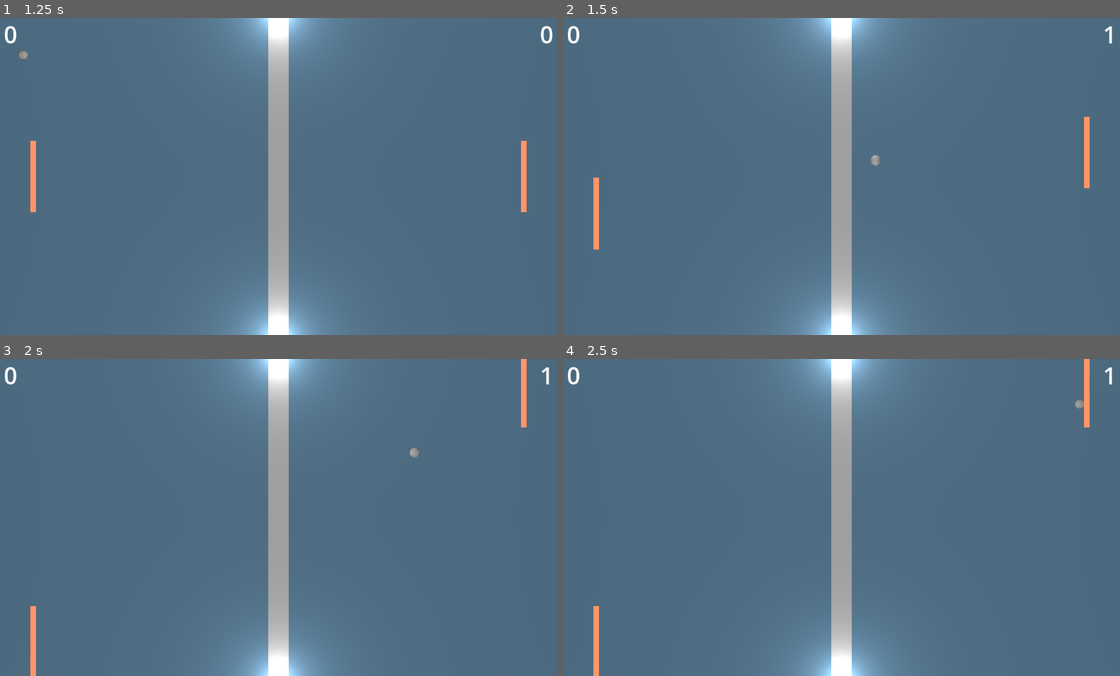
Above: before the commit, frames 1-4 (two rows, left to right).
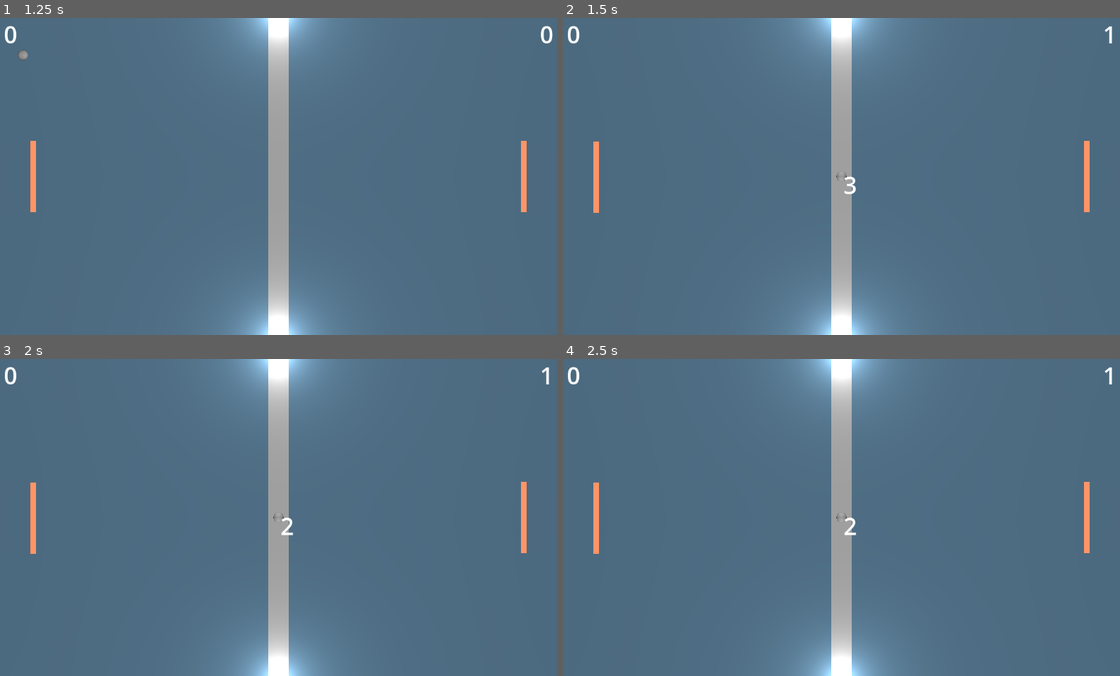
Above: after the commit, the same moments.

Repository: Eryans/godot_pong
Game: Godot game, scene res://scenes/main.tscn
Same seed, same stepped clock (60 frames per second), same inputs: the game is played once before the commit and once after it.
Inputs:
- Up to frame 1 (1.25 s): hold Up (ui_up) from 0.53 s (still down)
- Up to frame 2 (1.5 s): release Up (ui_up) at 1.28 s; hold S (down) from 1.28 s (still down)
- Up to frame 3 (2 s): keep holding S (down)
- Up to frame 4 (2.5 s): tap Enter at 2 s; release S (down) at 2.03 s; hold Up (ui_up) from 2.03 s (still down)

Frame 1 is identical in both runs. In frame 2, 0.5% of the frame differs, in the area x 5-95%, y 31-74%; in frame 3, 1.0%, in the area x 5-95%, y 0-100%; in frame 4, 1.0%.

Commit message:
feat: ✨ when scoring, game is paused for 3 secondes before new round and display timer

Diff:
--- a/entities/ball/ball.gd
+++ b/entities/ball/ball.gd
@@ -11,7 +11,7 @@
 var direction: Vector2 = Vector2.LEFT;
 var rdm: RandomNumberGenerator = RandomNumberGenerator.new()
 var last_hitted_paddle: Enums.PlayerTagEnum;
-var _maximum_speed: float = 30.0
+var _maximum_speed: float = 25.0
 
 func _ready() -> void:
 	direction.y = rdm.randf_range(-.5, .5);
--- /dev/null
+++ b/main_scripts/game_manager.gd
@@ -0,0 +1,25 @@
+extends Node
+
+@onready var _new_round_timer: Timer = Timer.new();
+
+signal new_round_timer_value_changed(value: float);
+signal new_round_timer_timeout();
+
+func _ready() -> void:
+	process_mode = Node.PROCESS_MODE_ALWAYS;
+	add_child(_new_round_timer);
+	_new_round_timer.timeout.connect(_on_new_round_timeout)
+	_new_round_timer.one_shot = true;
+	EventManager.goal.connect(_on_goal);
+
+func _on_goal(_player_tag: Enums.PlayerTagEnum) -> void:
+	_new_round_timer.start(3)
+	get_tree().paused = true;
+
+func _on_new_round_timeout() -> void:
+	get_tree().paused = false;
+	new_round_timer_timeout.emit()
+
+func _process(_delta):
+	if (_new_round_timer.time_left > 0):
+		new_round_timer_value_changed.emit(_new_round_timer.time_left)
--- a/project.godot
+++ b/project.godot
@@ -21,6 +21,7 @@
 EventManager="*res://main_scripts/event_manager.gd"
 GameGlobal="*res://main_scripts/game_global.gd"
 BonusManager="*res://main_scripts/bonus_manager.gd"
+GameManager="*res://main_scripts/game_manager.gd"
 
 [input]
 
--- a/scenes/main.tscn
+++ b/scenes/main.tscn
@@ -41,7 +41,6 @@
 ai_paddle = NodePath("../Paddle2")
 ball = NodePath("../Ball")
 debug_mesh = NodePath("../DebugPoint")
-_ai_speed = 0.9
 
 [node name="Ball" parent="." instance=ExtResource("3_o6xl0")]
 
@@ -94,5 +93,6 @@
 surface_material_override/0 = SubResource("StandardMaterial3D_lquwl")
 
 [node name="UI" parent="." instance=ExtResource("5_85g3d")]
+process_mode = 3
 
 [node name="ShieldsManager" parent="." instance=ExtResource("7_o6xl0")]
--- a/ui/ui.gd
+++ b/ui/ui.gd
@@ -2,10 +2,14 @@
 
 @onready var text_player_A_score: RichTextLabel = %ScoreA;
 @onready var text_player_B_score: RichTextLabel = %ScoreB;
+@onready var new_round_timer_text: RichTextLabel = %NewRoundTimerText
 
 func _ready() -> void:
+	process_mode = Node.PROCESS_MODE_ALWAYS
+	new_round_timer_text.visible = false
 	EventManager.connect("goal", _on_goal);
-
+	GameManager.connect("new_round_timer_value_changed", _on_new_round_timer_value_changed)
+	GameManager.connect("new_round_timer_timeout", _on_new_round_timer_timeout)
 
 func _on_goal(goal_hit: Enums.PlayerTagEnum) -> void:
 	if (goal_hit == Enums.PlayerTagEnum.A):
@@ -14,3 +18,10 @@
 	else:
 		GameGlobal.player_A_score += 1;
 		text_player_A_score.text = str(GameGlobal.player_A_score);
+
+func _on_new_round_timer_value_changed(value: float) -> void:
+	new_round_timer_text.visible = true
+	new_round_timer_text.text = str(round(value)).pad_decimals(0)
+
+func _on_new_round_timer_timeout() -> void:
+	new_round_timer_text.visible = false
--- a/ui/ui.tscn
+++ b/ui/ui.tscn
@@ -48,3 +48,22 @@
 text = "0"
 fit_content = true
 autowrap_mode = 0
+
+[node name="NewRoundTimerText" type="RichTextLabel" parent="."]
+unique_name_in_owner = true
+layout_mode = 1
+anchors_preset = -1
+anchor_left = 0.515
+anchor_top = 0.527
+anchor_right = 0.515
+anchor_bottom = 0.527
+offset_left = -37.28
+offset_top = -37.496
+offset_right = 37.72
+offset_bottom = 37.504
+grow_horizontal = 2
+grow_vertical = 2
+theme = ExtResource("1_fyqef")
+text = "0"
+horizontal_alignment = 1
+vertical_alignment = 1
Not shown, added: main_scripts/game_manager.gd.uid
